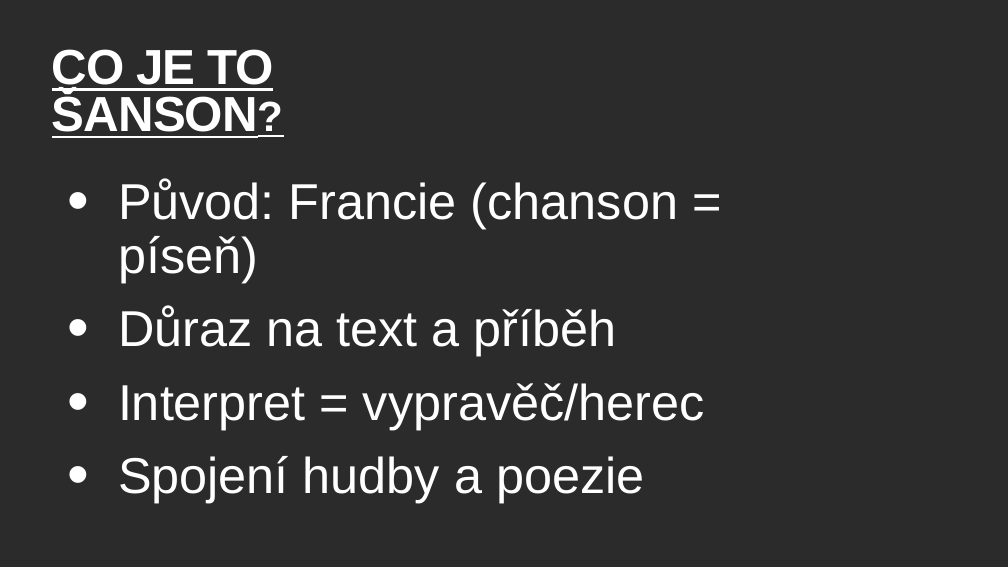
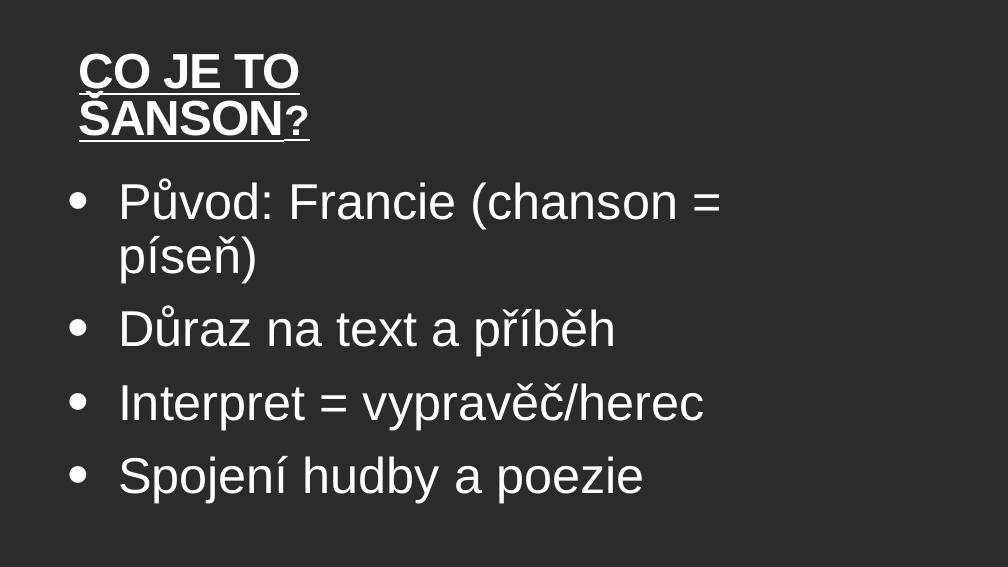
Before and after one commit to adamvotava1/prezentace, a slide deck: slide 2 of sanson.pptx. Drawn at 1008x567 pixels with LibreOffice and Linux fonts; fonts in the diff are those of the drawing; background and template pictures are left out; a plain dark background stands for a picture behind light text. Boxes give left, top, right and bottom in pixels: in the first picture for what was removed or moved away, otherwise in the second. Text is boxed around its words. In the diff, an @@ line names an element or a change of style, - is before the commit and + after.

```diff
--- a/sanson.pptx
+++ b/sanson.pptx
@@ title "CO JE TO ŠANSON?": place and size @@
-title "CO JE TO ŠANSON?" at [52, 49, 274, 138]
+title "CO JE TO ŠANSON?" at [79, 53, 300, 142]
```
Also in this commit, not shown: 5 other slides changed, 1 slide added, 1 slide removed.
